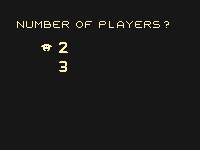
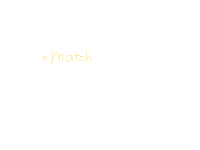
Revision of a layered 200px x 150px image; what changed, layer by layer:
added layer "match_list #1" above "cursor" over [43, 50, 92, 64]
hid "cursor" over [41, 44, 52, 51]
hid "3" over [59, 61, 67, 72]
hid "2" over [59, 42, 68, 53]
hid "num_of_players" over [17, 21, 169, 28]
hid "menu_bg" over [0, 0, 200, 150]
